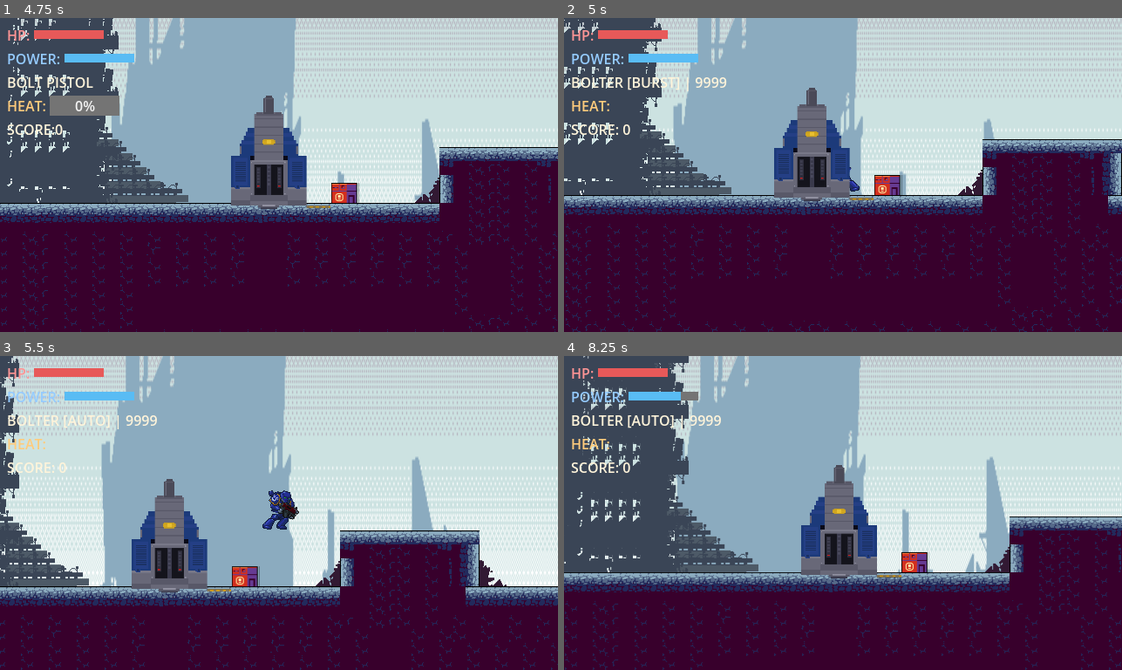
Above: before the commit, frames 1-4 (two rows, left to right).
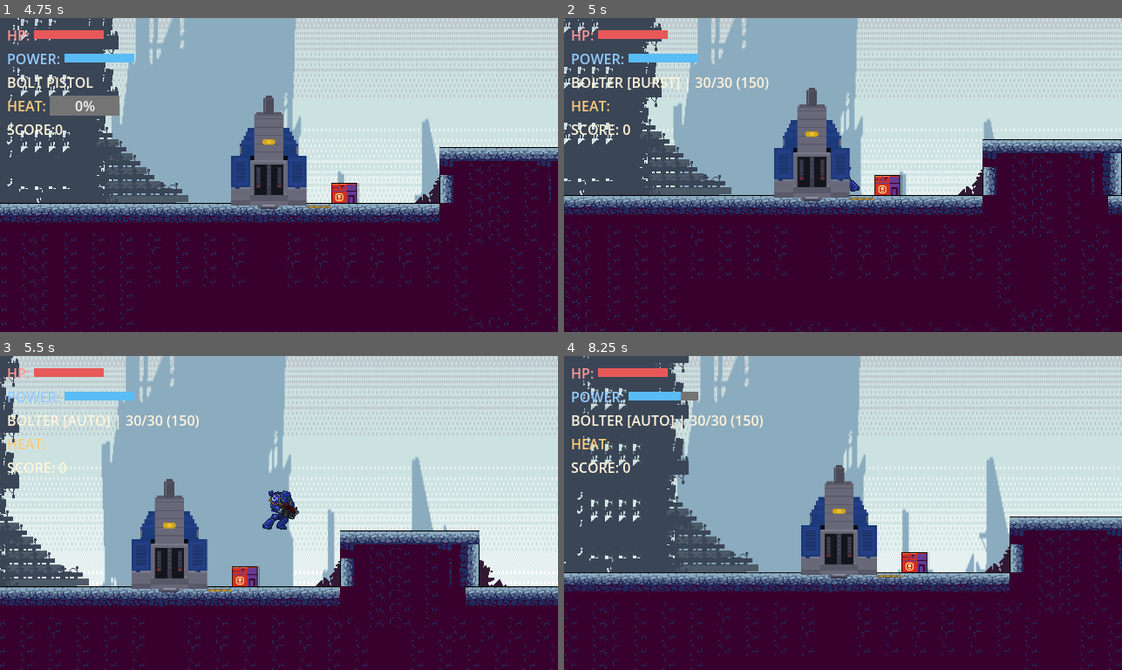
Above: after the commit, the same moments.

Repository: s29741-pj/SGD_DropPod
Game: Godot game, scene res://scenes/splash_screen.tscn
The game is run twice, just before and just after one commit, with the same random seed, the same clock (stepped at 60 frames per second) and the same inputs.
Inputs (mouse positions are in pixels of both pictures, inside the frame that each line leads up to):
- Up to frame 1 (4.75 s): tap Enter (ui_accept) at 0.5, 4.25 s; move the mouse to (401, 159) at 0.52 s; hold Right (ui_right) 0.53-1.25 s; tap Space (jetpack) at 0.6, 4.35 s; click (401, 159) at 0.67 s; tap W (jump) at 0.77, 3.02, 4.52 s; click "START" at 1.25 s; click "OK" at 2 s; move the mouse to (167, 190) at 2.77 s; hold Right (ui_right) 2.78-3.53 s; right-click (167, 190) at 2.85 s; move the mouse to (334, 105) at 3.52 s; hold Left (ui_left) 3.53-4.28 s; tap Q (switch_weapon) at 3.6 s; move the mouse to (251, 237) at 4.27 s; hold Right (ui_right) from 4.28 s (still down); click (251, 237) at 4.42 s
- Up to frame 2 (5 s): keep holding Right (ui_right)
- Up to frame 3 (5.5 s): keep holding Right (ui_right); move the mouse to (446, 560) at 5.02 s; right-click (446, 560) at 5.1 s; tap W (jump) at 5.27 s
- Up to frame 4 (8.25 s): move the mouse to (675, 465) at 5.77 s; release Right (ui_right) at 5.78 s; hold Left (ui_left) 5.78-6.53 s; tap Q (switch_weapon) at 5.85, 8.1 s; tap W (jump) at 6.02, 7.52 s; move the mouse to (870, 513) at 6.52 s; hold Right (ui_right) 6.53-7.28 s; tap Space (jetpack) at 6.6 s; click (870, 513) at 6.67 s; move the mouse to (759, 434) at 7.27 s; hold Left (ui_left) from 7.28 s (still down); right-click (759, 434) at 7.35 s; move the mouse to (965, 497) at 8.02 s

Frame 1 is identical in both runs. In frame 2, 0.2% of the frame differs, in the area x 23-37%, y 18-24%; in frame 3, 0.2%, in the area x 22-36%, y 18-24%; in frame 4, 0.2%.

Commit message:
tydzien6: magazynek boltera 30/150 w HUD

Diff:
--- a/scenes/hud.gd
+++ b/scenes/hud.gd
@@ -48,11 +48,23 @@
 func update_fuel(value):
 	fuel_bar.value = value
 
-func update_weapon(weapon_name, mode = "", current_ammo = -1):
+#func update_weapon(weapon_name, mode = "", current_ammo = -1):
+	#var text = weapon_name.to_upper()
+	#if mode != "":
+		#text += " [" + mode.to_upper() + "]"
+	#if current_ammo >= 0:
+		#text += " | " + str(current_ammo)
+	#weapon_label.text = text
+
+func update_weapon(weapon_name, mode = "", current_ammo = -1, magazine = -1, magazine_max = -1):
 	var text = weapon_name.to_upper()
 	if mode != "":
 		text += " [" + mode.to_upper() + "]"
-	if current_ammo >= 0:
+	if magazine >= 0 and magazine_max >= 0:
+		text += " | " + str(magazine) + "/" + str(magazine_max)
+		if current_ammo >= 0:
+			text += " (" + str(current_ammo) + ")"
+	elif current_ammo >= 0:
 		text += " | " + str(current_ammo)
 	weapon_label.text = text
 
--- a/scenes/player.gd
+++ b/scenes/player.gd
@@ -48,19 +48,20 @@
 const STEP_INTERVAL = 0.35
 
 var ammo = {
-	"bolter": 9999,
+	"bolter": 150,
 }
 var max_ammo = {
-	"bolter": 9999,
+	"bolter": 150,
 }
+var bolter_magazine = 30
+var bolter_magazine_max = 30
 
 var heat = 0.0
 var max_heat = 100.0
 var is_overheated = false
 var gatling_cooldown = false
 
-var bolter_magazine = 10
-var bolter_magazine_max = 10
+
 var is_reloading = false
 
 const HEAT_PER_SHOT = 8.0
@@ -238,7 +239,6 @@
 
 # Górna część – animacja
 	if not can_shoot and weapons[current_weapon] == "bolter":
-		#upper_body.play("bolter_head")
 		upper_body.play("shoot_bolter")
 	elif (not can_shoot or gatling_cooldown) and weapons[current_weapon] == "gatling":
 		upper_body.play("shoot_gatling")
@@ -432,7 +432,7 @@
 		hud.update_upgrades()
 		var current_ammo = ammo.get(weapons[current_weapon], -1)
 		if weapons[current_weapon] == "bolter":
-			hud.update_weapon("bolter", bolter_mode, current_ammo)
+			hud.update_weapon("bolter", bolter_mode, ammo["bolter"], bolter_magazine, bolter_magazine_max)
 		else:
 			hud.update_weapon(weapons[current_weapon], "", current_ammo)
 		if GameManager.knife_only_mode:
